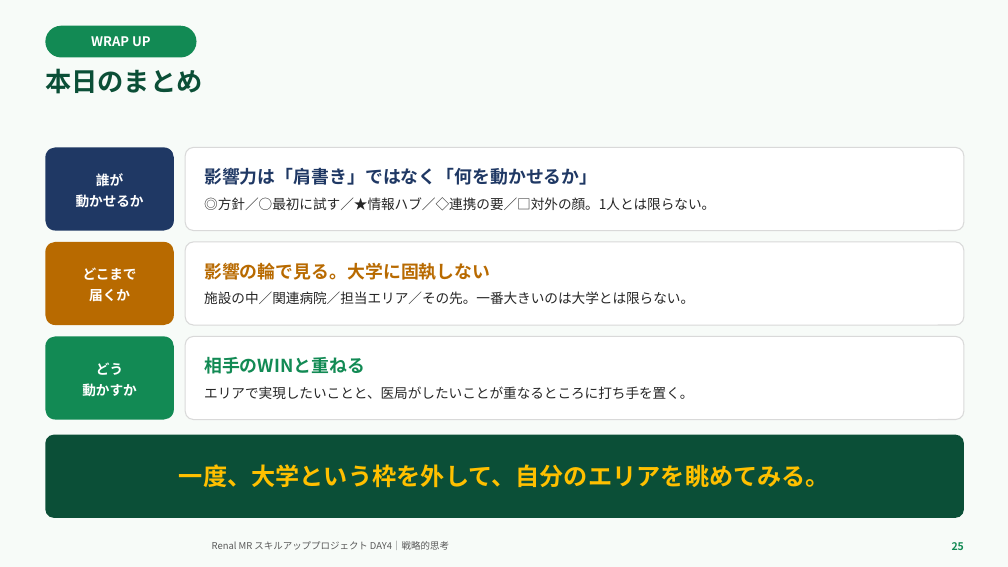
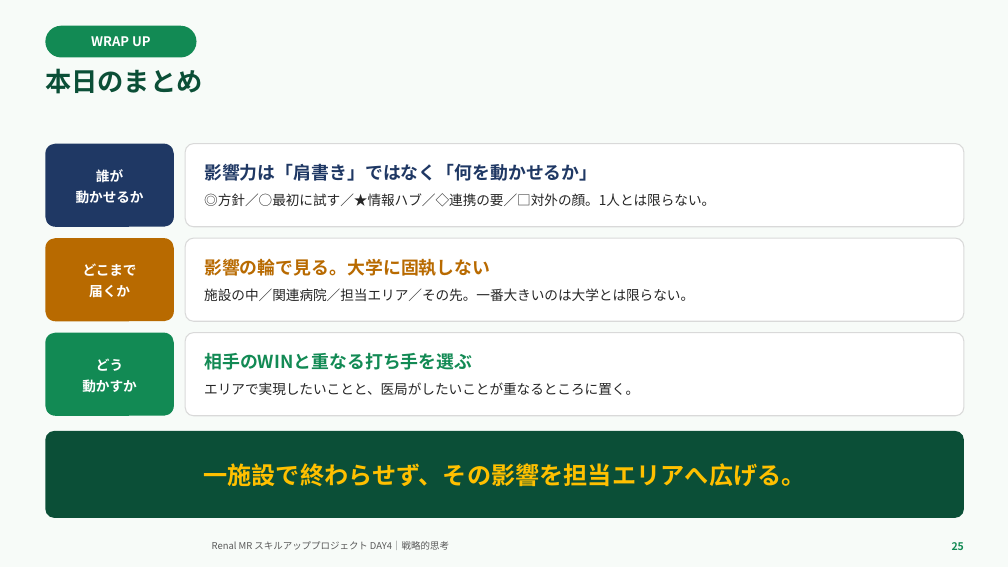
Before and after one commit to TAKUYA-1187/Claude, a slide deck: slide 25 of novartis_training/DAY4_ちょっと分かるだけで世界が変わる.pptx. Drawn at 1008x567 pixels with LibreOffice and Linux fonts; fonts in the diff are those of the drawing; background and template pictures are left out. Boxes give left, top, right and bottom in pixels: in the first picture for what was removed or moved away, otherwise in the second. Text is boxed around its words. In the diff, an @@ line names an element or a change of style, - is before the commit and + after.

```diff
--- a/novartis_training/DAY4_ちょっと分かるだけで世界が変わる.pptx
+++ b/novartis_training/DAY4_ちょっと分かるだけで世界が変わる.pptx
@@ 6 rounded rectangles: place and size @@
-6 rounded rectangles at <box>45,147,964,420</box>
+6 rounded rectangles at <box>45,144,964,416</box>
@@ text in rounded rectangle at <box>204,353,639,395</box>: text changed @@
-相手のWINと重ねる
-エリアで実現したいことと、医局がしたいことが重なるところに打ち手を置く。
+相手のWINと重なる打ち手を選ぶ
+エリアで実現したいことと、医局がしたいことが重なるところに置く。
@@ rounded rectangle "一施設で終わらせず、その影響を担当エリアへ広げる。": place and size @@
-rounded rectangle "一施設で終わらせず、その影響を担当エリアへ広げる。" at <box>45,435,964,518</box>
+rounded rectangle "一施設で終わらせず、その影響を担当エリアへ広げる。" at <box>45,431,964,518</box>
@@ text in rounded rectangle at <box>203,463,806,487</box>: text changed @@
-一度、大学という枠を外して、自分のエリアを眺めてみる。
+一施設で終わらせず、その影響を担当エリアへ広げる。
```
Also in this commit, not shown: 19 other slides changed, 1 slide added, 2 other files.
